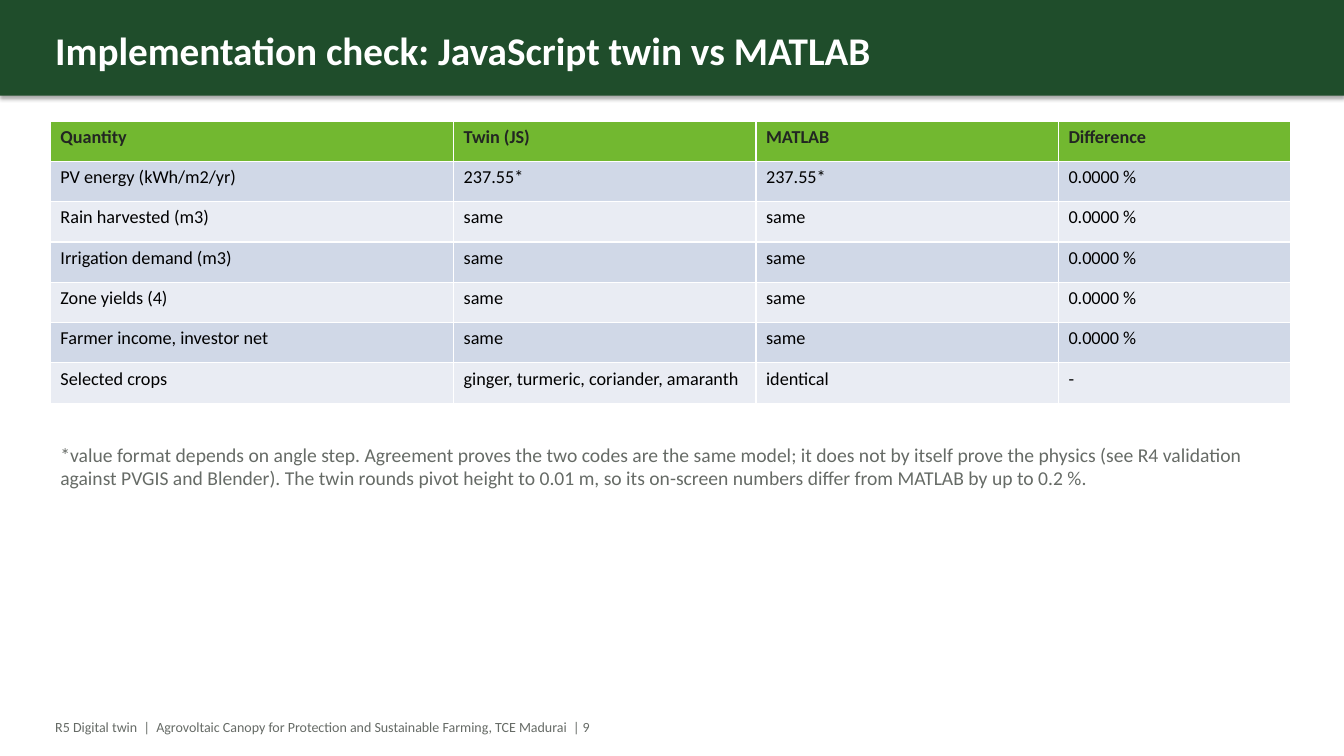
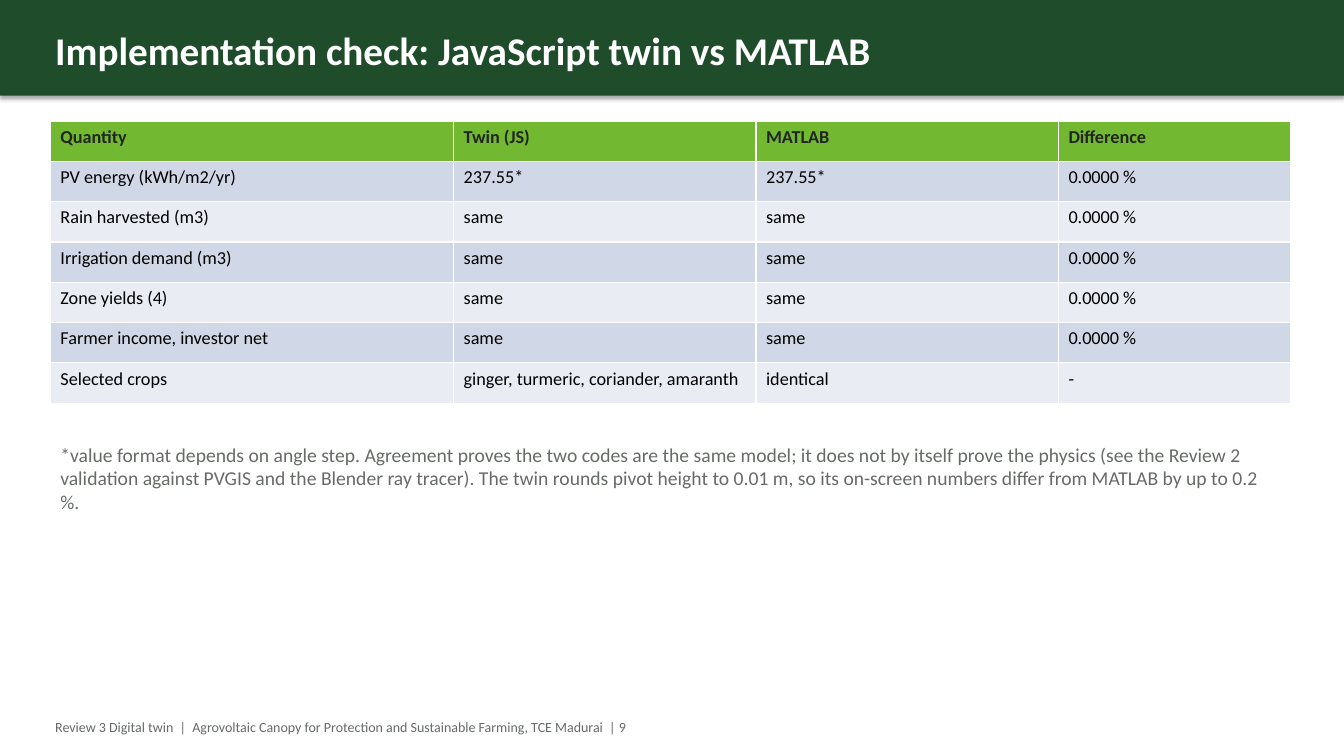
Before and after one commit to thanwin19/agrovoltaic-canopy-srmc, a slide deck: slide 9 of Proof/08_Reports_and_Posters/review_decks/Review3_Digital_Twin.pptx. Drawn at 1344x756 pixels with LibreOffice and Linux fonts; fonts in the diff are those of the drawing. Boxes give left, top, right and bottom in pixels: in the first picture for what was removed or moved away, otherwise in the second. Text is boxed around its words. In the diff, an @@ line names an element or a change of style, - is before the commit and + after.

```diff
--- a/Proof/08_Reports_and_Posters/review_decks/Review3_Digital_Twin.pptx
+++ b/Proof/08_Reports_and_Posters/review_decks/Review3_Digital_Twin.pptx
@@ text at [60, 448, 1257, 489]: text changed @@
-*value format depends on angle step. Agreement proves the two codes are the same model; it does not by itself prove the physics (see R4 validation against PVGIS and Blender). The twin rounds pivot height to 0.01 m, so its on-screen numbers differ from MATLAB by up to 0.2 %.
+*value format depends on angle step. Agreement proves the two codes are the same model; it does not by itself prove the physics (see the Review 2 validation against PVGIS and the Blender ray tracer). The twin rounds pivot height to 0.01 m, so its on-screen numbers differ from MATLAB by up to 0.2 %.
@@ text at [55, 722, 626, 735]: text changed @@
-R5 Digital twin | Agrovoltaic Canopy for Protection and Sustainable Farming, TCE Madurai | 9
+Review 3 Digital twin | Agrovoltaic Canopy for Protection and Sustainable Farming, TCE Madurai | 9
```
Also in this commit, not shown: 10 other slides changed, 2 slides added, 18 other files.
